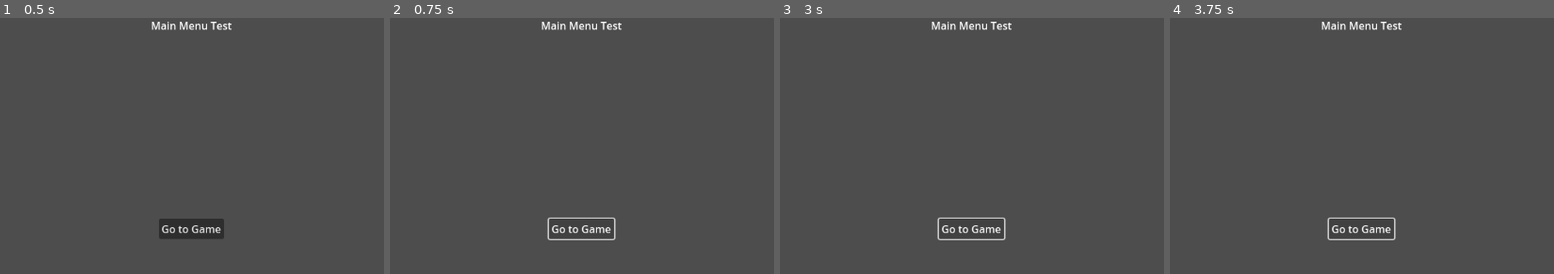
Above: before the commit, frames 1-4 (left to right).
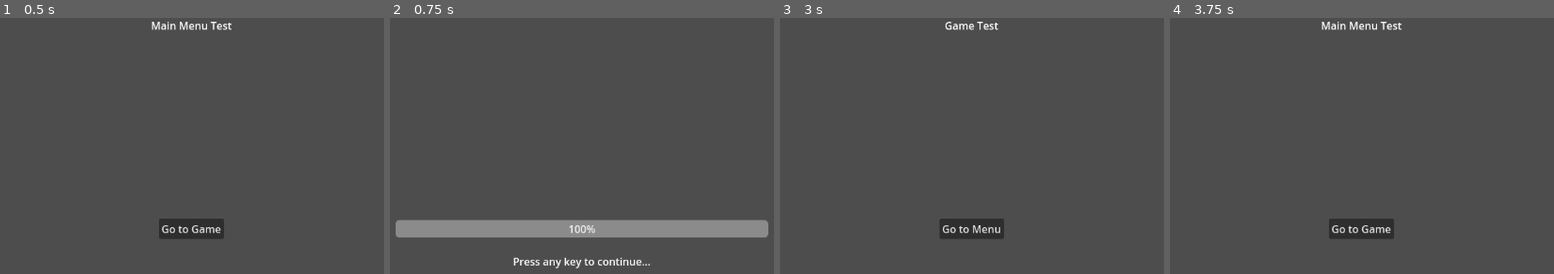
Above: after the commit, the same moments.

Repository: VargaDot/ComposerGodot
Game: Godot game, scene res://Menu/menu.tscn
Two runs of this game, one before a commit and one after it. Both use one fixed random seed, a clock stepped at 60 frames per second and the inputs below.
Inputs (mouse positions are in pixels of both pictures, inside the frame that each line leads up to):
- Up to frame 1 (0.5 s): no input
- Up to frame 2 (0.75 s): click "Go to Game" at 0.5 s
- Up to frame 3 (3 s): click (972, 227) at 1.25 s, where only the run before the commit has a clickable "Go to Game"; click (972, 227) at 2 s, where only the run before the commit has a clickable "Go to Game"; tap Enter (activate, bound only after the commit) at 2.75, 2.85 s
- Up to frame 4 (3.75 s): click (1362, 227) at 3.5 s, where only the run after the commit has a clickable "Go to Menu"

Frame 1 is identical in both runs. In frame 2, 7.7% of the frame differs, in the area x 1-99%, y 1-98%; in frame 3, 0.9%; in frame 4, 0.3%.
Error before the commit: Parse Error: Invalid argument for "load()" function: argument 2 should be "LoadSettings" but is "PackedScene". (res://Menu/menu.gd:6)

Commit message:
Level screen support functionality complete

Diff:
--- a/Composer/Composer.gd
+++ b/Composer/Composer.gd
@@ -4,15 +4,15 @@
 
 signal invalid_scene(path: String)
 signal failed_loading(path: String)
-
 signal updated_loading(path: String, progress: int)
 
 signal finished_loading(scene: Resource)
 signal finished_loading_for_scene()
 
-var _loading_timer: Timer
-var _current_loading_path: String
-var _current_load_settings: LoadSettings
+var _loading_timer: Timer = null
+var _current_loading_path: String = ""
+var _current_load_settings: LoadSettings = null
+var _current_load_screen: Node = null
 
 func _ready() -> void:
 	invalid_scene.connect(_on_invalid_scene)
@@ -30,6 +30,8 @@
 	if _loading_timer == null: _setup_timer()
 
 	if load_settings != null: _setup_load(load_settings)
+
+	get_tree().current_scene.queue_free()
 
 	_current_loading_path = path
 	_loading_timer.start()
@@ -65,11 +67,12 @@
 func _setup_load(load_settings: LoadSettings) -> void:
 	_current_load_settings = load_settings
 
-	var screen: Node = _current_load_settings.loading_screen.instantiate()
-	finished_loading.connect(_current_load_settings.load_screen_event)
+	_current_load_screen = load(_current_load_settings.loading_screen).instantiate()
+	updated_loading.connect(Callable(_current_load_screen, _current_load_settings.load_screen_update_func))
+	finished_loading.connect(Callable(_current_load_screen, _current_load_settings.load_screen_finsh_func))
 
-	get_tree().root.call_deferred("add_child",screen)
-	get_tree().root.call_deferred("move_child",screen, get_child_count()-1)
+	get_tree().root.call_deferred("add_child",_current_load_screen)
+	get_tree().root.call_deferred("move_child",_current_load_screen, get_child_count()-1)
 
 func _on_invalid_scene(path: String) -> void:
 	printerr("Error: Invalid resource: " + path)
@@ -78,16 +81,21 @@
 	printerr("Error: Failed to load resource: " + path)
 
 func _on_finished_loading(scene: PackedScene) -> void:
-	get_tree().current_scene.queue_free()
-
 	var new_scene: Node = scene.instantiate()
 
 	if _current_load_settings != null:
 		new_scene.hide()
 		new_scene.process_mode = Node.PROCESS_MODE_DISABLED
+		finished_loading_for_scene.connect(Callable(new_scene, _current_load_settings.loaded_scene_start_func))
+
+		if _current_load_settings.call_finished_for_scene:
+			finished_loading_for_scene.emit()
+			_current_load_screen.queue_free()
+
 
 	get_tree().root.call_deferred("add_child", new_scene)
 	get_tree().set_deferred("current_scene", new_scene)
 
-	finished_loading_for_scene.emit()
 	_current_load_settings = null
+	_current_load_screen = null
+	_current_loading_path = ""
--- a/Composer/LoadSettings.gd
+++ b/Composer/LoadSettings.gd
@@ -1,5 +1,7 @@
 class_name LoadSettings extends Resource
 
-var loading_screen: PackedScene
-var load_screen_event: Callable
-var loaded_scene_func: Callable
+var loading_screen: String
+var load_screen_update_func: String
+var load_screen_finsh_func: String
+var loaded_scene_start_func: String
+var call_finished_for_scene: bool = false
--- a/Game/game.gd
+++ b/Game/game.gd
@@ -1,5 +1,9 @@
-extends Node2D
+class_name Game extends Node2D
 
+func on_loading_finished() -> void:
+	show()
+	$CanvasLayer.show()
+	process_mode = Node.PROCESS_MODE_INHERIT
 
 func _on_game_button_pressed() -> void:
 	Composer.load("res://Menu/menu.tscn")
--- a/Game/game.tscn
+++ b/Game/game.tscn
@@ -6,6 +6,7 @@
 script = ExtResource("1_k467b")
 
 [node name="CanvasLayer" type="CanvasLayer" parent="."]
+visible = false
 
 [node name="Control" type="Control" parent="CanvasLayer"]
 layout_mode = 3
--- a/Load Screen/LoadScreen.tscn
+++ b/Load Screen/LoadScreen.tscn
@@ -1,6 +1,9 @@
-[gd_scene format=3 uid="uid://14pbt6ljfqkd"]
+[gd_scene load_steps=2 format=3 uid="uid://14pbt6ljfqkd"]
+
+[ext_resource type="Script" path="res://Load Screen/load_screen.gd" id="1_x6cf3"]
 
 [node name="Node2D" type="Node2D"]
+script = ExtResource("1_x6cf3")
 
 [node name="CanvasLayer" type="CanvasLayer" parent="."]
 layer = 100
--- /dev/null
+++ b/Load Screen/load_screen.gd
@@ -0,0 +1,19 @@
+class_name LoadScreen extends Node2D
+
+func _ready() -> void:
+	set_process(false)
+
+func update_load_screen(progress: int) -> void:
+	$CanvasLayer/LoadScreen/ProgressBar.value = progress
+	print("Progress: ", str(progress))
+
+func loading_finished(_scene: Resource) -> void:
+	$CanvasLayer/LoadScreen/ProgressBar.value = 100
+	$CanvasLayer/LoadScreen/FinishedLabel.show()
+	set_process(true)
+	print("Finished")
+
+func _process(delta: float) -> void:
+	if Input.is_action_just_pressed("activate"):
+		Composer.finished_loading_for_scene.emit()
+		queue_free()
--- a/Menu/menu.gd
+++ b/Menu/menu.gd
@@ -1,6 +1,15 @@
 extends Node2D
 
-@onready var loading_screen: PackedScene = preload("res://Load Screen/LoadScreen.tscn")
+@onready var load_screen: String = "res://Load Screen/LoadScreen.tscn"
+var load_settings: LoadSettings
+
+func _ready() -> void:
+	load_settings = LoadSettings.new()
+	load_settings.loading_screen = load_screen
+	load_settings.load_screen_update_func = "update_load_screen"
+	load_settings.load_screen_finsh_func = "loading_finished"
+	load_settings.loaded_scene_start_func = "on_loading_finished"
+
 
 func _on_menu_button_pressed() -> void:
-	Composer.load("res://Game/game.tscn", loading_screen)
+	Composer.load("res://Game/game.tscn", load_settings)
--- a/project.godot
+++ b/project.godot
@@ -23,6 +23,14 @@
 
 gdscript/warnings/untyped_declaration=2
 
+[input]
+
+activate={
+"deadzone": 0.5,
+"events": [Object(InputEventKey,"resource_local_to_scene":false,"resource_name":"","device":-1,"window_id":0,"alt_pressed":false,"shift_pressed":false,"ctrl_pressed":false,"meta_pressed":false,"pressed":false,"keycode":0,"physical_keycode":4194309,"key_label":0,"unicode":0,"location":0,"echo":false,"script":null)
+]
+}
+
 [rendering]
 
 renderer/rendering_method="gl_compatibility"
